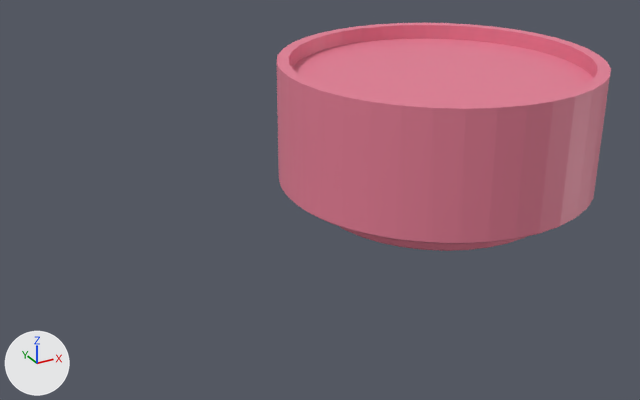
An edit to the COLLADA model frontend/public/models/Link6.dae, drawn before and after from the same camera.
Rendered twice from a camera (50 mm lens) standing at (-0.1315, -0.1766, 0.095) and looking at (-0.0291, 0.0096, 0.002). Every picture has the same lights, and +X, +Y and +Z are marked at lower left. The picture after the commit comes second. Mesh edges are drawn as thin lines on the coarser meshes. Where no turn or scale is listed for an object, it has been applied to the vertices.

The first picture shows 'Link6'.
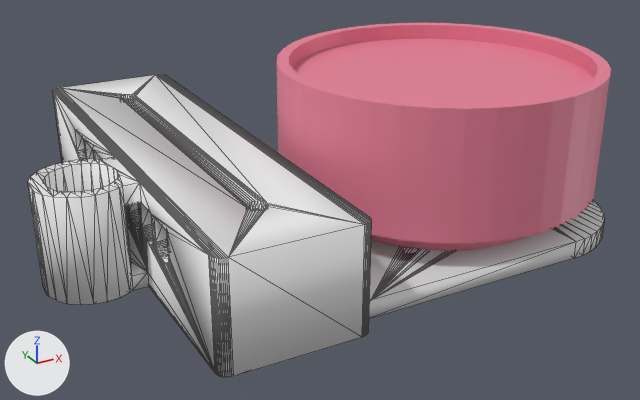
Location of each change, [x1, y1, x2, y2] in pixels of the pictures (640 x 400 px):
'intel435i_dobot_cr5-2.001', added: after [28, 74, 605, 377]

The change in detail:
Mesh me_intel435i_dobot_cr5_2_002 is new.
It has 1769 vertices, 3660 faces and spans x -0.0371..0.1017, y -0.0524..0.07, z 0.0..0.0257.
Object 'intel435i_dobot_cr5-2.001' (ob_intel435i_dobot_cr5_2_001) is new; it shows me_intel435i_dobot_cr5_2_002.
Its location is (-0.0642, 0.0088, -0.0045).
